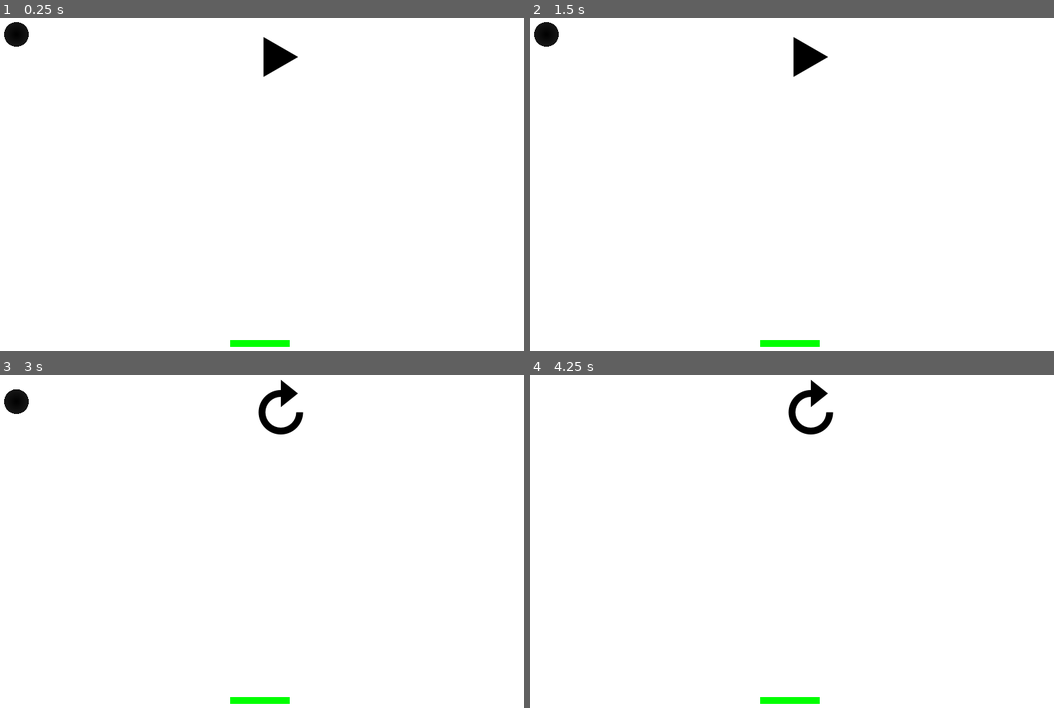
Above: before the commit, frames 1-4 (two rows, left to right).
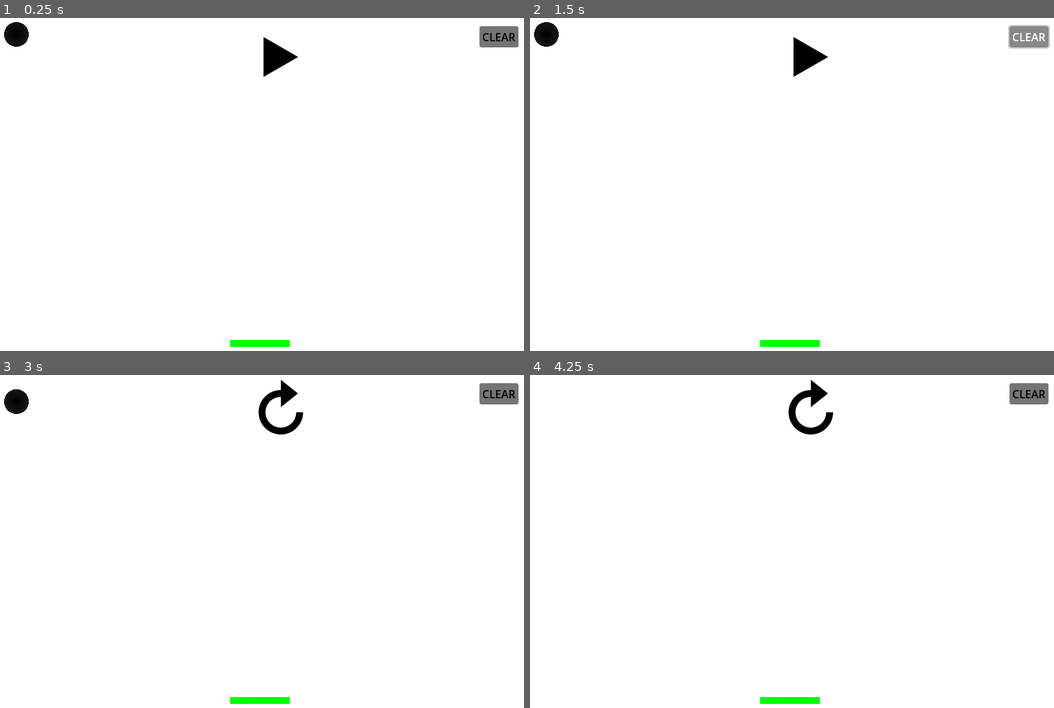
Above: after the commit, the same moments.

Repository: trizko/Papyrus
Game: Godot game, scene res://scenes/levels/level-01-01.tscn
The game is run twice, just before and just after one commit, with the same random seed, the same clock (stepped at 60 frames per second) and the same inputs.
Inputs (mouse positions are in pixels of both pictures, inside the frame that each line leads up to):
- Up to frame 1 (0.25 s): no input
- Up to frame 2 (1.5 s): click (1027, 37) at 0.5 s, where only the run after the commit has a clickable "CLEAR"; click (1027, 37) at 1.25 s, where only the run after the commit has a clickable "CLEAR"
- Up to frame 3 (3 s): click (497, 394) at 2 s, where only the run after the commit has a clickable "CLEAR"; click (282, 414) at 2.75 s
- Up to frame 4 (4.25 s): move the mouse to (907, 554) at 3.52 s; click (907, 554) at 3.67 s

The runs differ from the first frame. In frame 1, 0.5% of the frame differs, in the area x 91-99%, y 2-9%; in frame 2, 0.5%, in the area x 91-100%, y 2-10%; in frame 3, 0.5%; in frame 4, 0.5%.

Commit message:
Add ability to clear lines with button

Diff:
--- a/godot/Papyrus/scenes/levels/level-01-01.tscn
+++ b/godot/Papyrus/scenes/levels/level-01-01.tscn
@@ -28,5 +28,21 @@
 [node name="Goal" parent="." instance=ExtResource("4_0xt3j")]
 position = Vector2(358, 479)
 
+[node name="ClearButton" type="Button" parent="."]
+anchors_preset = 1
+anchor_left = 1.0
+anchor_right = 1.0
+offset_left = 722.0
+offset_top = 20.0
+offset_right = 779.0
+offset_bottom = 51.0
+grow_horizontal = 0
+size_flags_horizontal = 8
+size_flags_vertical = 8
+theme_override_colors/font_color = Color(0, 0, 0, 1)
+theme_override_colors/font_hover_color = Color(1, 1, 1, 1)
+text = "CLEAR"
+
 [connection signal="body_entered" from="Object" to="." method="_on_object_body_entered"]
 [connection signal="toggled" from="PlayReloadButton" to="." method="_on_play_reload_button_toggled"]
+[connection signal="pressed" from="ClearButton" to="." method="_on_button_pressed"]
--- a/godot/Papyrus/scenes/line.tscn
+++ b/godot/Papyrus/scenes/line.tscn
@@ -2,7 +2,7 @@
 
 [ext_resource type="Script" path="res://scripts/line.gd" id="1_dcw6n"]
 
-[node name="line" type="StaticBody2D"]
+[node name="line" type="StaticBody2D" groups=["line"]]
 script = ExtResource("1_dcw6n")
 
 [node name="CollisionPolygon2D" type="CollisionPolygon2D" parent="."]
--- a/godot/Papyrus/scenes/object.tscn
+++ b/godot/Papyrus/scenes/object.tscn
@@ -9,6 +9,7 @@
 shader = ExtResource("1_cdp17")
 
 [node name="RigidBody2D (Object)" type="RigidBody2D"]
+metadata/_edit_group_ = true
 
 [node name="CollisionShape2D" type="CollisionShape2D" parent="."]
 position = Vector2(20, 20)
--- a/godot/Papyrus/scripts/level-01-01.gd
+++ b/godot/Papyrus/scripts/level-01-01.gd
@@ -18,6 +18,10 @@
 	elif event is InputEventMouseMotion and current_line_instance:
 		current_line_instance.update_drawing(event.position)
 
+func _on_button_pressed():
+	for line in get_tree().get_nodes_in_group("line"):
+		line.queue_free()
+
 func _on_play_reload_button_toggled(button_pressed):
 	if (button_pressed):
 		$Object.gravity_scale = 1.0
